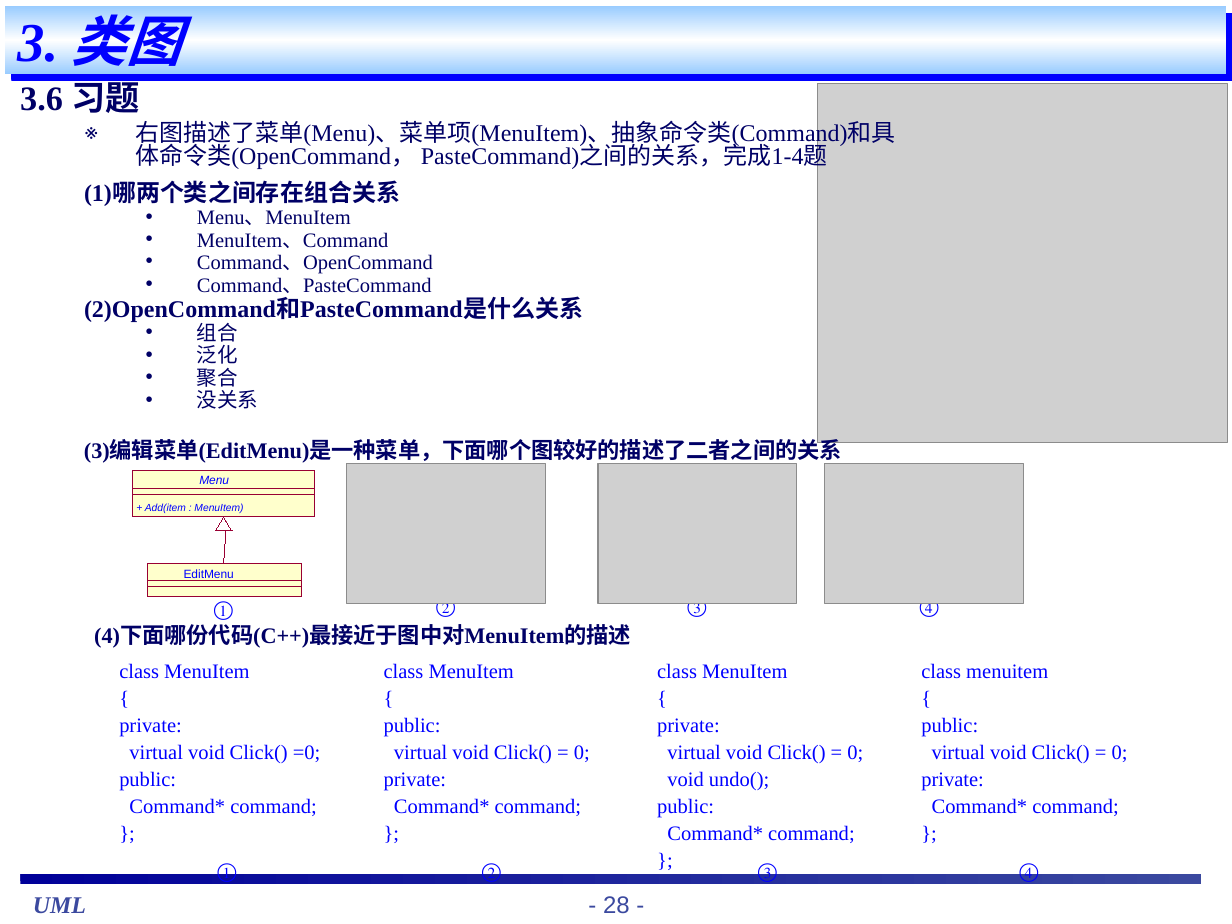
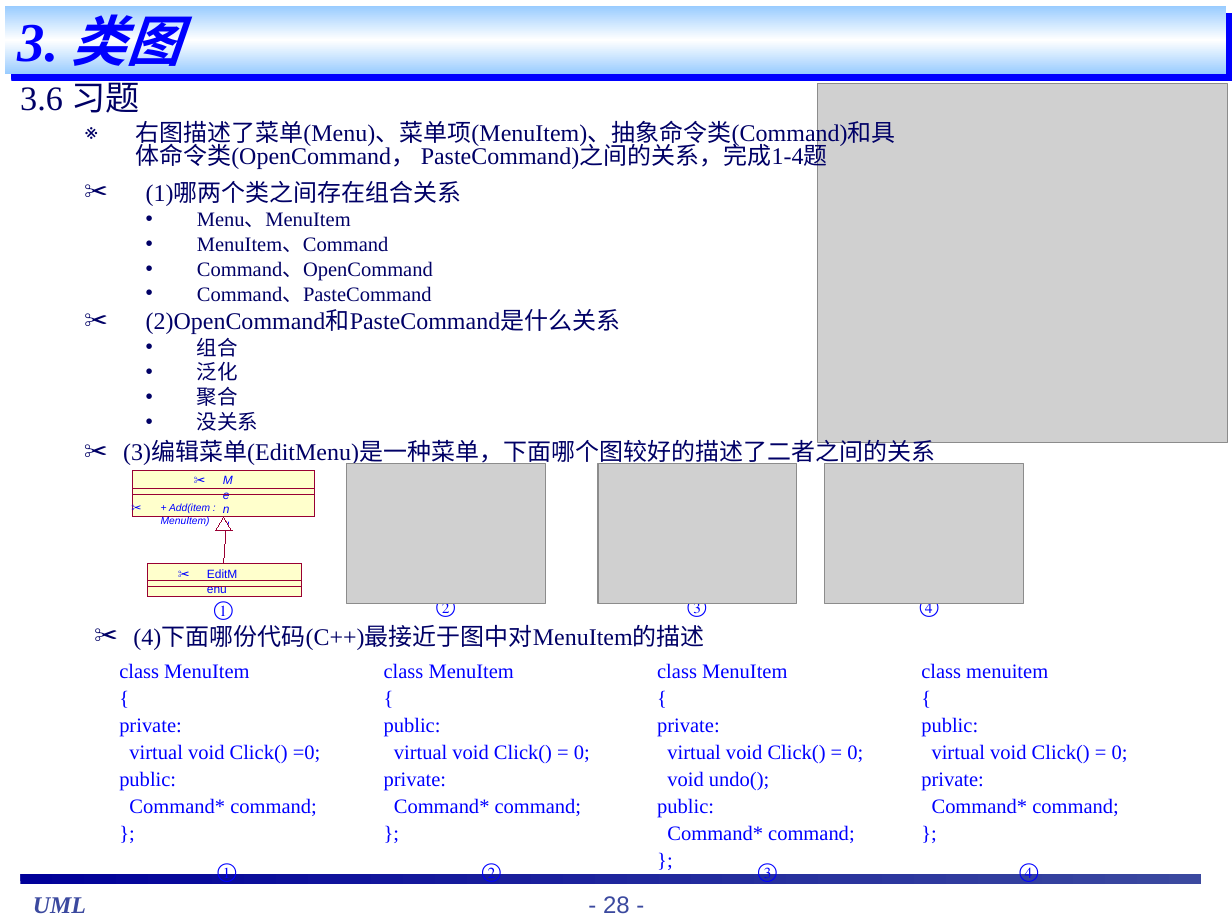
Before and after one commit to hfpf/Note, a slide deck: slide 28 of UML/staruml_教程.ppt. Drawn at 1232x924 pixels with LibreOffice and Linux fonts; fonts in the diff are those of the drawing; grey boxes stand for pictures. Boxes give left, top, right and bottom in pixels: in the first picture for what was removed or moved away, otherwise in the second. Text is boxed around its words. In the diff, an @@ line names an element or a change of style, - is before the commit and + after.

```diff
--- a/UML/staruml_教程.ppt
+++ b/UML/staruml_教程.ppt
@@ text at (x1=20, y1=76, x2=140, y2=113): bold off in "3.6 习题" @@
@@ text "(1)哪两个类之间存在组合关系" at (x1=146, y1=182, x2=621, y2=431): bold off in "(1)哪两个类之间存在组合关系", "(2)OpenCommand和PasteCommand是什么关系"; bullet none to ✂; line spacing 0.7 to 0.8 @@
@@ text "(3)编辑菜单(EditMenu)是一种菜单，下面哪个图较好的描述了二者之间的关系" at (x1=123, y1=441, x2=935, y2=466): size 12.9 to 14 pt, bold off; bullet none to ✂ @@
@@ bullet none to ✂ in 3 elements at (x1=161, y1=504, x2=210, y2=526), (x1=177, y1=567, x2=239, y2=582), (x1=193, y1=473, x2=235, y2=488) @@
@@ text "EditMenu" moved from (x1=184, y1=569, x2=234, y2=581) to (x1=177, y1=567, x2=239, y2=582) @@
@@ text "(4)下面哪份代码(C++)最接近于图中对MenuItem的描述" at (x1=133, y1=626, x2=704, y2=650): size 12.9 to 14 pt, bold off; bullet none to ✂ @@
```
Also in this commit, not shown: 45 other slides changed.
